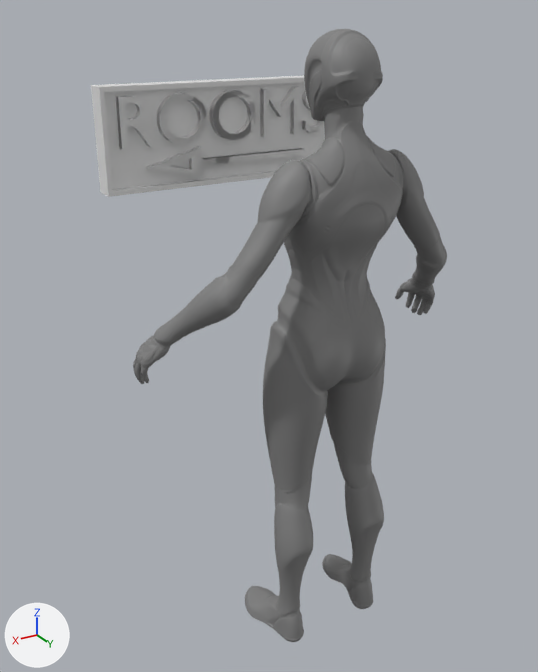
A saved change to the FBX model Export Art/Motel/Exterior/RoomSignLeft.fbx.
The view is the same before and after, from a 50 mm lens placed at (1.143, 2.661, 1.83), pointed at (0.034, 0.812, 0.905). The axes (+X, +Y, +Z) are drawn at lower left. The lights are the same throughout. The older version comes first. Where no turn or scale is listed for an object, it has been applied to the vertices.

The scene before the commit, as lines of its bpy script (objects in view):
```python
me_cube_001 = bpy.data.meshes.new('Cube.001')
me_cube_001.from_pydata(...)  # 6450 vertices, 6132 faces; spans x -0.416..0.416, y 0.0..0.072, z -0.155..0.157
me_skm_quinn_lod0 = bpy.data.meshes.new('SKM_Quinn_LOD0')
me_skm_quinn_lod0.from_pydata(...)  # 43642 vertices, 87280 faces; spans x -0.52..0.52, y -0.25..0.11, z 0.0..1.8
# faces by material slot: [35612, 51668]
me_skm_quinn_lod0.materials.append(mat_mi_quinn_01)  # grey #808080
me_skm_quinn_lod0.materials.append(mat_mi_quinn_02)  # grey #808080
me_text = bpy.data.meshes.new('Text')
me_text.from_pydata(...)  # 722 vertices, 377 faces; spans x -0.369..0.359, y -0.032..0.0, z -0.067..0.084
me_text_001 = bpy.data.meshes.new('Text.001')
me_text_001.from_pydata(...)  # 20 vertices, 14 faces; spans x -0.283..0.283, y 0.0..0.031, z -0.032..0.066
ob_arrowsign = bpy.data.objects.new('ArrowSign', me_text_001)
ob_arrowsign.location = (0.0, 0.489, 1.388)
ob_roomleftsign = bpy.data.objects.new('RoomLeftSign', me_cube_001)
ob_roomleftsign.location = (0.0, 0.447, 1.489)
ob_roomleftsign_001 = bpy.data.objects.new('RoomLeftSign.001', me_text)
ob_roomleftsign_001.location = (0.003, 0.52, 1.533)
ob_skm_quinn_lod0 = bpy.data.objects.new('SKM_Quinn_LOD0', me_skm_quinn_lod0)
ob_skm_quinn_lod0.location = (0.0, 1.11, 0.0)
```
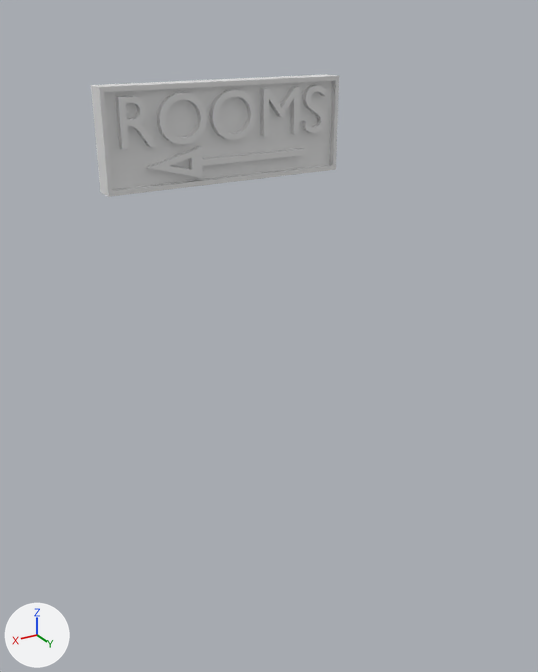
Where the newer file only moved an object's origin or applied its transform, the numbers keep the older frame.

Location of each change, (x1, y1, x2, y2) in pixels of the pictures (538 x 672 px):
'SKM_Quinn_LOD0', deleted
    before: (133, 29, 447, 642)
    faces in mat_mi_quinn_01 (grey #808080): (229, 29, 439, 642)
    faces in mat_mi_quinn_02 (grey #808080): (133, 104, 447, 396)
'RoomLeftSign.001', deleted
    before: (116, 87, 324, 149)
'ArrowSign', deleted
    before: (146, 147, 303, 178)

Diff of the bpy script that builds the scene:
```diff
--- a/Export Art/Motel/Exterior/RoomSignLeft.fbx.py
+++ b/Export Art/Motel/Exterior/RoomSignLeft.fbx.py
@@ ob_roomleftsign_001 @@
-ob_roomleftsign_001 = bpy.data.objects.new('RoomLeftSign.001', me_text)
-ob_roomleftsign_001.location = (0.003, 0.52, 1.533)
@@ ob_arrowsign @@
-ob_arrowsign = bpy.data.objects.new('ArrowSign', me_text_001)
-ob_arrowsign.location = (0.0, 0.489, 1.388)
@@ ob_skm_quinn_lod0 @@
-ob_skm_quinn_lod0 = bpy.data.objects.new('SKM_Quinn_LOD0', me_skm_quinn_lod0)
-ob_skm_quinn_lod0.location = (0.0, 1.11, 0.0)
```
